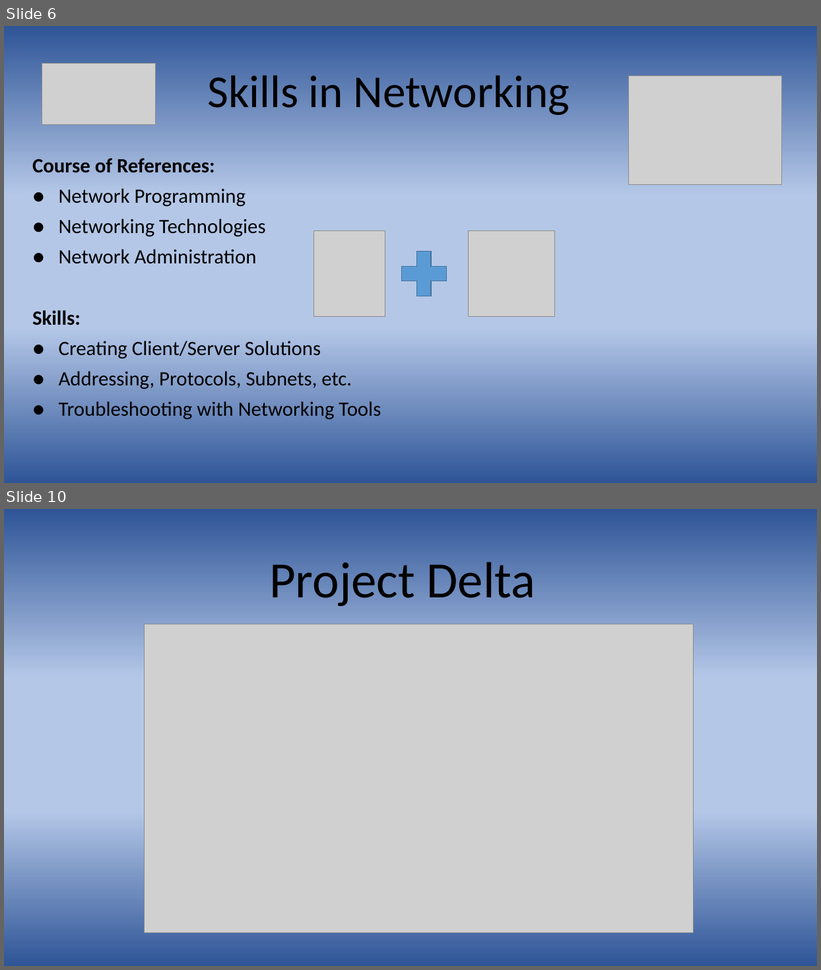
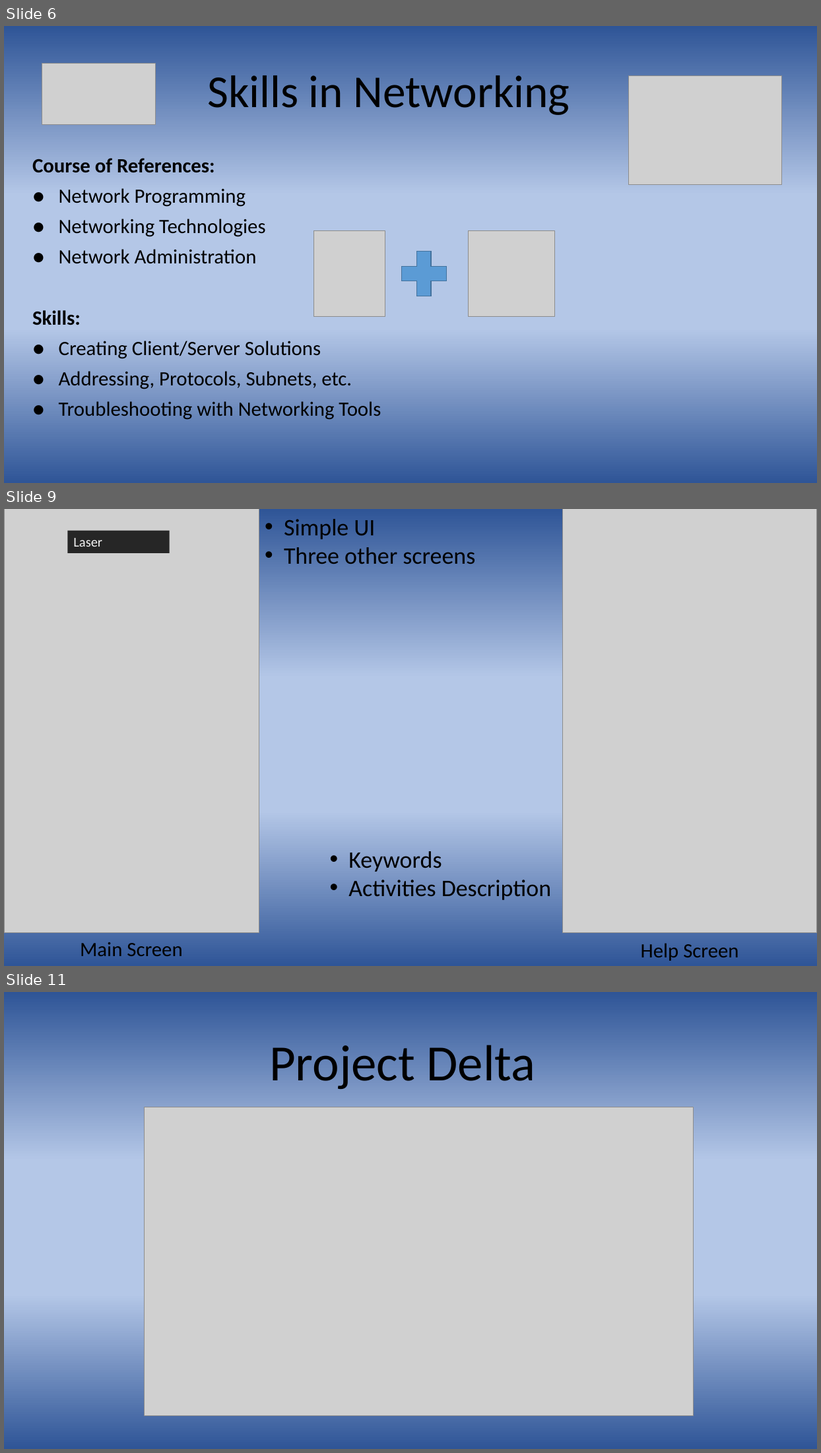
Before and after one commit to d-mariano/DeltaFountains, a slide deck: PresentDemo/Delta Fountains.pptx. Shown one above the other, each under a label of ours: slides 6 and 10 before the commit, slides 6, 9 and 11 after it; the slides between them are not shown. The pictures are 821x970 and 821x1453 pixels, drawn with LibreOffice and Linux fonts; fonts in the diff are those of the drawing; grey boxes stand for pictures. Boxes give left, top, right and bottom in pixels: in the first picture for what was removed or moved away, otherwise in the second. Text is boxed around its words. In the diff, an @@ line names an element or a change of style, - is before the commit and + after.

```diff
--- a/PresentDemo/Delta Fountains.pptx
+++ b/PresentDemo/Delta Fountains.pptx
@@ slide 9 added at <box>4,509,817,966</box>, background gradient #2F5597 to #B4C7E7 @@
@@ picture added at <box>5,509,259,933</box> @@
@@ text added at <box>284,519,475,564</box>, 28 pt, text #000000 @@
+• Simple UI
+• Three other screens
@@ picture added at <box>563,509,817,933</box> @@
@@ rectangle added at <box>67,530,169,553</box>, fill #262626, 16 pt, text #F2F2F2 @@
+Laser
@@ text added at <box>349,852,551,900</box>, 28 pt, text #000000 @@
+• Keywords
+• Activities Description
@@ text added at <box>80,943,182,956</box>, 24 pt, text #000000 @@
+Main Screen
@@ text added at <box>641,943,739,961</box>, 24 pt, text #000000 @@
+Help Screen
@@ what was slide 10 is now slide 11 @@
```
Also in this commit, not shown: 3 slides changed.
